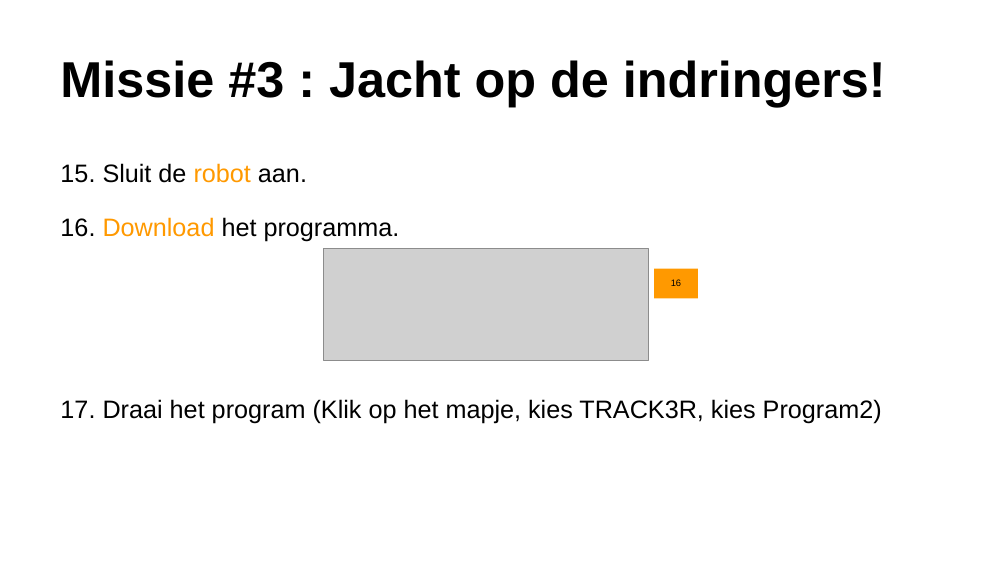
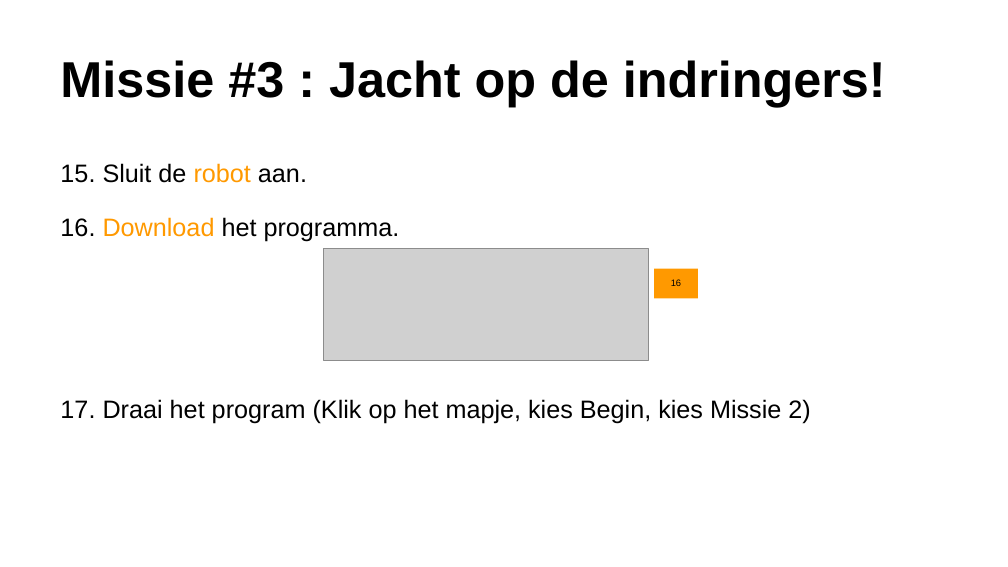
Before and after one commit to zilverstede/Devoxx4kids-Mindstorms, a slide deck: slide 19 of Devoxx4Kids Mindstorms Workshop NL.pptx. Drawn at 1008x567 pixels with LibreOffice and Linux fonts; fonts in the diff are those of the drawing; grey boxes stand for pictures; background and template pictures are left out. Boxes give left, top, right and bottom in pixels: in the first picture for what was removed or moved away, otherwise in the second. Text is boxed around its words. In the diff, an @@ line names an element or a change of style, - is before the commit and + after.

```diff
--- a/Devoxx4Kids Mindstorms Workshop NL.pptx
+++ b/Devoxx4Kids Mindstorms Workshop NL.pptx
@@ text at (60, 399, 810, 424): text changed @@
-17. Draai het program (Klik op het mapje, kies TRACK3R, kies Program2)
+17. Draai het program (Klik op het mapje, kies Begin, kies Missie 2)
```
Also in this commit, not shown: 4 other slides changed.
